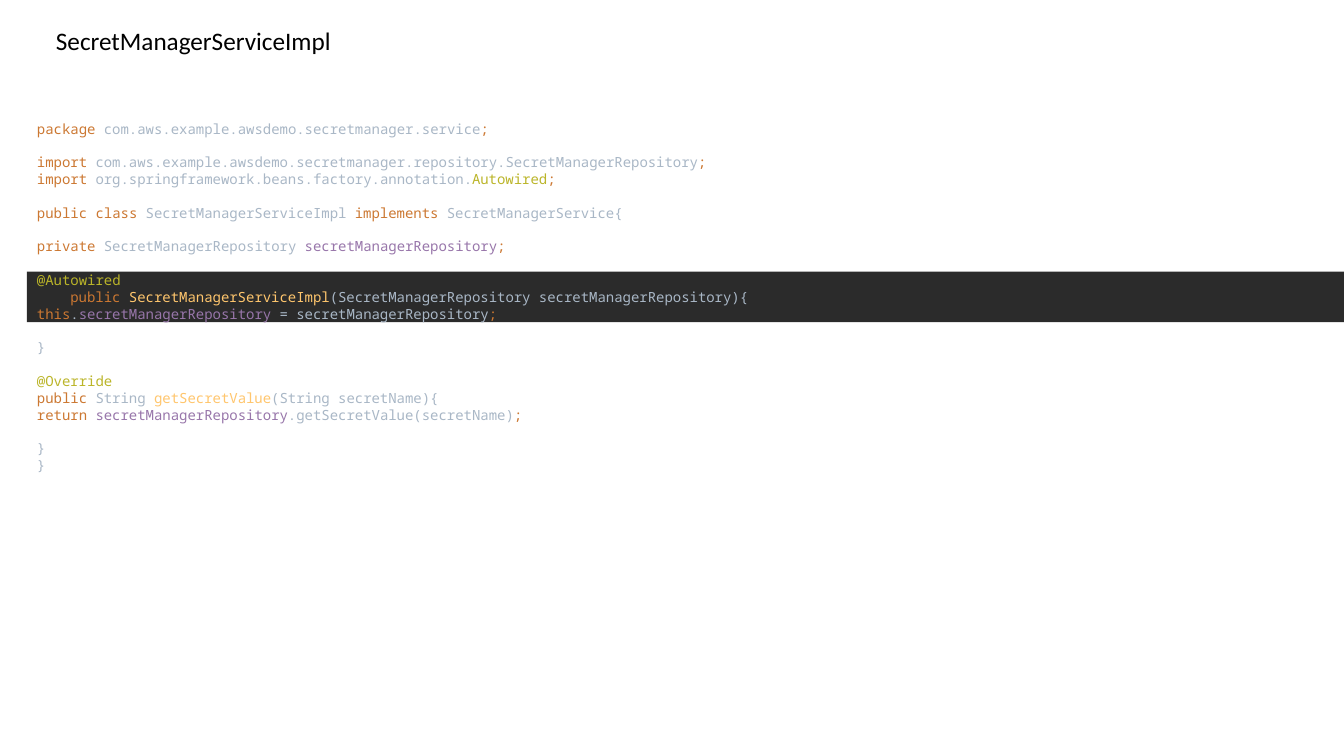
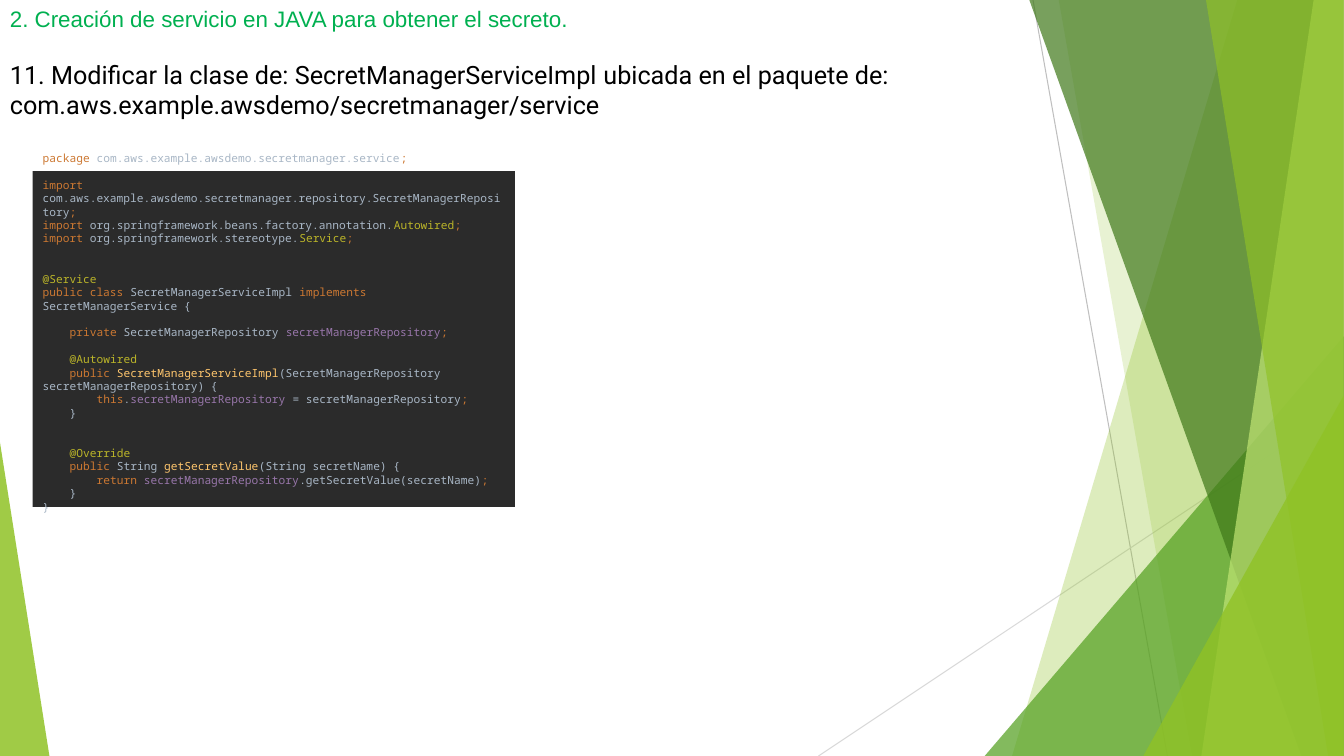
Before and after one commit to MayaDiazAnaMaria/proyectosGit, a slide deck: slide 19 of awsSecret/awsSecret.pptx (slide 39 before the commit). Drawn at 1344x756 pixels with LibreOffice and Linux fonts; fonts in the diff are those of the drawing. Boxes give left, top, right and bottom in pixels: in the first picture for what was removed or moved away, otherwise in the second. Text is boxed around its words. In the diff, an @@ line names an element or a change of style, - is before the commit and + after.

```diff
--- a/awsSecret/awsSecret.pptx
+++ b/awsSecret/awsSecret.pptx
@@ text added at [10,10,567,32], 16 pt, text #00B050 @@
+2. Creación de servicio en JAVA para obtener el secreto.
@@ text removed at [56,32,331,55] @@
-SecretManagerServiceImpl
@@ text added at [10,65,889,120], 18 pt, text #000000 @@
+11. Modificar la clase de: SecretManagerServiceImpl ubicada en el paquete de: com.aws.example.awsdemo/secretmanager/service
@@ rectangle "package com.aws.example.awsdemo.secretmanager.service; impor ...": place and size @@
-rectangle "package com.aws.example.awsdemo.secretmanager.service; impor ..." at [27,272,1344,323]
+rectangle "package com.aws.example.awsdemo.secretmanager.service; impor ..." at [32,171,515,507]
@@ text in rectangle at [43,153,501,487]: text changed; size 10 to 8 pt @@
-package com.aws.example.awsdemo.secretmanager.service;
-import com.aws.example.awsdemo.secretmanager.repository.SecretManagerRepository;
-import org.springframework.beans.factory.annotation.Autowired;
-public class SecretManagerServiceImpl implements SecretManagerService{
-private SecretManagerRepository secretManagerRepository;
-@Autowired
-public SecretManagerServiceImpl(SecretManagerRepository secretManagerRepository){
-this.secretManagerRepository = secretManagerRepository;
-}
-@Override
-public String getSecretValue(String secretName){
-return secretManagerRepository.getSecretValue(secretName);
-}
-}
+package com.aws.example.awsdemo.secretmanager.service;
+import com.aws.example.awsdemo.secretmanager.repository.SecretManagerRepository;
+import org.springframework.beans.factory.annotation.Autowired;
+import org.springframework.stereotype.Service;
+@Service
+public class SecretManagerServiceImpl implements SecretManagerService {
+private SecretManagerRepository secretManagerRepository;
+@Autowired
+public SecretManagerServiceImpl(SecretManagerRepository secretManagerRepository) {
+this.secretManagerRepository = secretManagerRepository;
+}
+@Override
+public String getSecretValue(String secretName) {
+return secretManagerRepository.getSecretValue(secretName);
+}
+}
@@ group added at [0,0,1344,756]: 5 freeform shapes, 3 triangles, 2 lines @@
```
Also in this commit, not shown: 9 other slides changed, 12 slides added, 32 slides removed, 15 other files.
